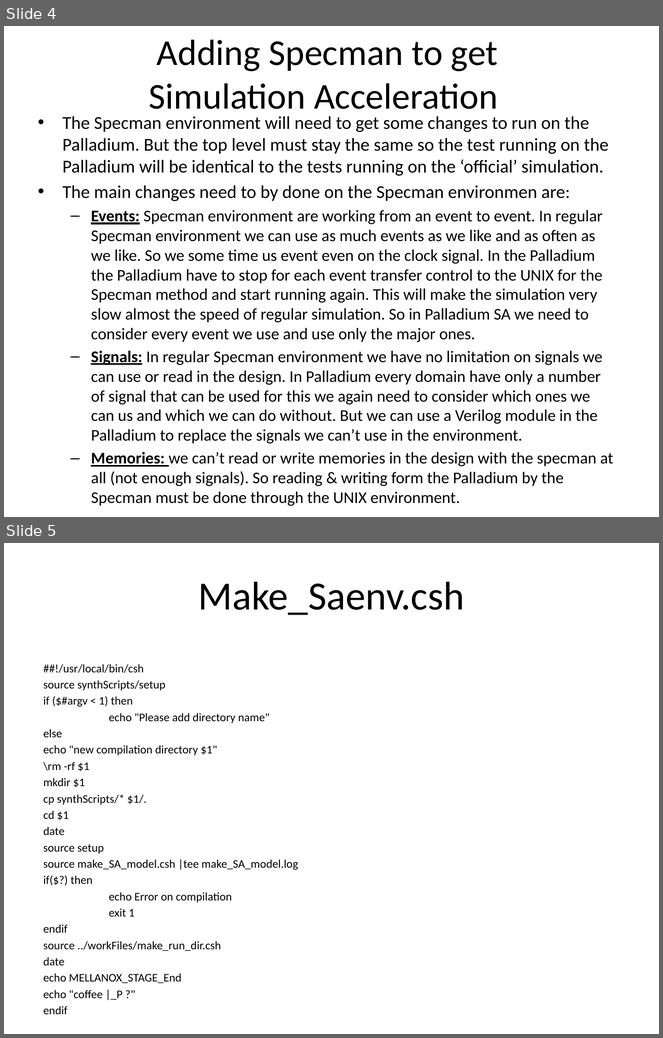
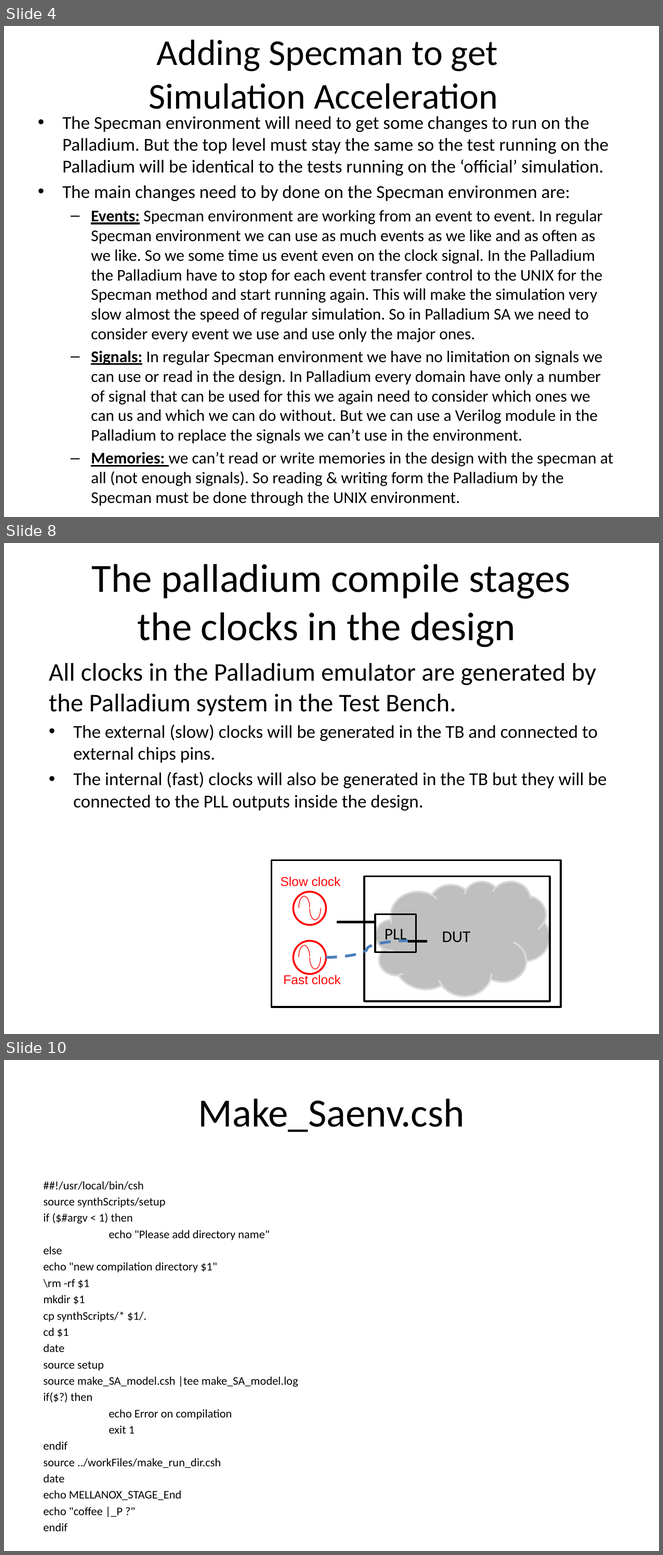
Before and after one commit to zahike/Palladium, a slide deck: Simulation Acceleration tutoria.pptx. Shown one above the other, each under a label of ours: slides 4 and 5 before the commit, slides 4, 8 and 10 after it; the slides between them are not shown. The pictures are 663x1038 and 663x1555 pixels, drawn with LibreOffice and Linux fonts; fonts in the diff are those of the drawing. Boxes give left, top, right and bottom in pixels: in the first picture for what was removed or moved away, otherwise in the second. Text is boxed around its words. In the diff, an @@ line names an element or a change of style, - is before the commit and + after.

Commit message:
add clocks & reset slides

```diff
--- a/Simulation Acceleration tutoria.pptx
+++ b/Simulation Acceleration tutoria.pptx
@@ slide 8 added at [4,543,659,1034], background #FFFFFF @@
@@ title added at [92,564,571,648], 44 pt, text #000000 @@
+The palladium compile stages
+the clocks in the design
@@ text added at [49,663,607,811], 20 pt, text #000000 @@
+All clocks in the Palladium emulator are generated by the Palladium system in the Test Bench.
+• The external (slow) clocks will be generated in the TB and connected to external chips pins.
+• The internal (fast) clocks will also be generated in the TB but they will be connected to the PLL outputs inside the design.
@@ rectangle added at [271,861,561,1007], outline #000000 2 pt @@
@@ text added at [281,877,341,887], 14 pt, text #FF0000 @@
+Slow clock
@@ rectangle added at [364,876,550,1002], outline #000000 2 pt @@
@@ cloud added at [375,882,551,996], fill #BFBFBF, outline #D9D9D9 2 pt, 18 pt, text #000000 @@
+DUT
@@ ellipse added at [294,892,326,926], outline #FF0000 2 pt @@
@@ arc (boxed as its full ellipse) added at [299,896,310,919], outline #FF0000 0.75 pt @@
@@ arc (boxed as its full ellipse) added at [310,898,321,921], outline #FF0000 0.75 pt @@
@@ rectangle added at [375,914,416,953], outline #000000 2 pt, 18 pt, text #000000 @@
+PLL
@@ line added from (337, 923) to (375, 923), #000000 3 pt @@
@@ ellipse added at [294,941,326,975], outline #FF0000 2 pt @@
@@ arc (boxed as its full ellipse) added at [299,945,310,968], outline #FF0000 0.75 pt @@
@@ arc (boxed as its full ellipse) added at [310,947,321,969], outline #FF0000 0.75 pt @@
@@ curved line added from (326, 958) to (408, 941), #4B7EBC 3 pt dashed @@
@@ line added from (408, 941) to (427, 941), #000000 3 pt @@
@@ text added at [283,974,341,985], 14 pt, text #FF0000 @@
+Fast clock
@@ what was slide 5 is now slide 10 @@
```
Also in this commit, not shown: 4 other slides added.
